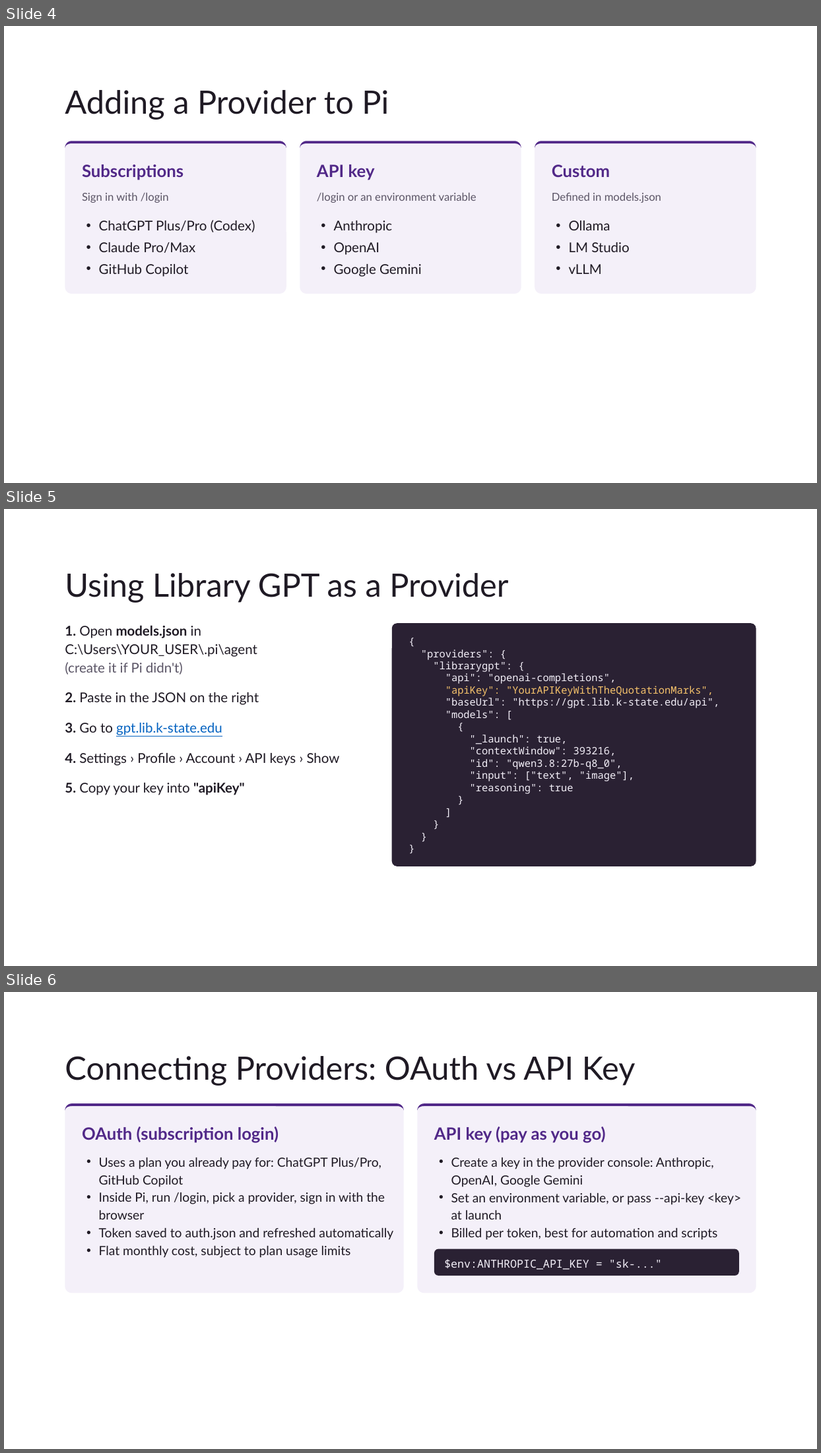
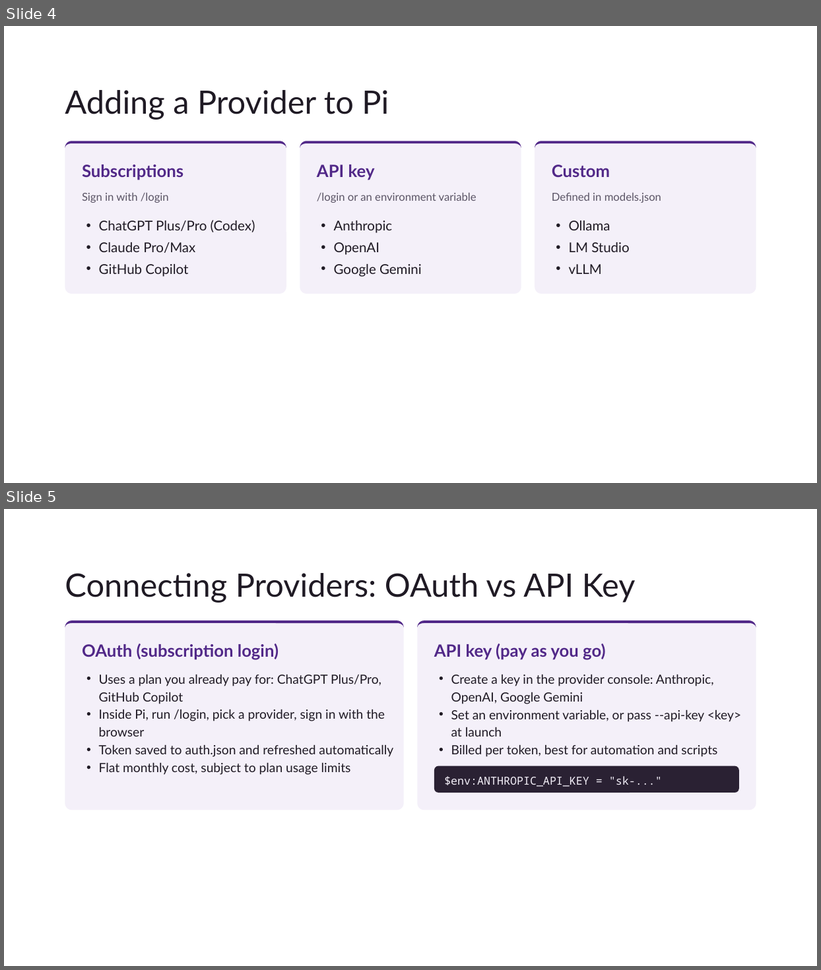
Before and after one commit to sawyerb-ksu/heartland-ai-symposium-pi, a slide deck: PresentationSlides.pptx. Shown one above the other, each under a label of ours: slides 4, 5 and 6 before the commit, slides 4 and 5 after it. The pictures are 821x1453 and 821x970 pixels, drawn with LibreOffice and Linux fonts; fonts in the diff are those of the drawing; background and template pictures are left out. Boxes give left, top, right and bottom in pixels: in the first picture for what was removed or moved away, otherwise in the second. Text is boxed around its words. In the diff, an @@ line names an element or a change of style, - is before the commit and + after.

```diff
--- a/PresentationSlides.pptx
+++ b/PresentationSlides.pptx
@@ slide 5 removed at (4,509,817,966), background picture (left out) @@
@@ title removed at (65,573,508,603) @@
-Using Library GPT as a Provider
@@ text removed at (65,625,257,675) @@
-1. Open models.json in
-C:\Users\YOUR_USER\.pi\agent
-(create it if Pi didn't)
@@ rounded rectangle removed at (392,624,756,867) @@
-{
-"providers": {
-"librarygpt": {
-"api": "openai-completions",
-"apiKey": "YourAPIKeyWithTheQuotationMarks",
-"baseUrl": "https://gpt.lib.k-state.edu/api",
-"models": [
-{
-"_launch": true,
-"contextWindow": 393216,
-"id": "qwen3.8:27b-q8_0",
-"input": ["text", "image"],
-"reasoning": true
-}
-]
-}
-}
-}
@@ text removed at (65,692,259,705) @@
-2. Paste in the JSON on the right
@@ text removed at (65,723,222,735) @@
-3. Go to gpt.lib.k-state.edu
@@ text removed at (65,753,340,766) @@
-4. Settings › Profile › Account › API keys › Show
@@ text removed at (65,783,245,795) @@
-5. Copy your key into "apiKey"
@@ what was slide 6 is now slide 5 @@
```
Also in this commit, not shown: 3 slides changed, 2 slides added.
